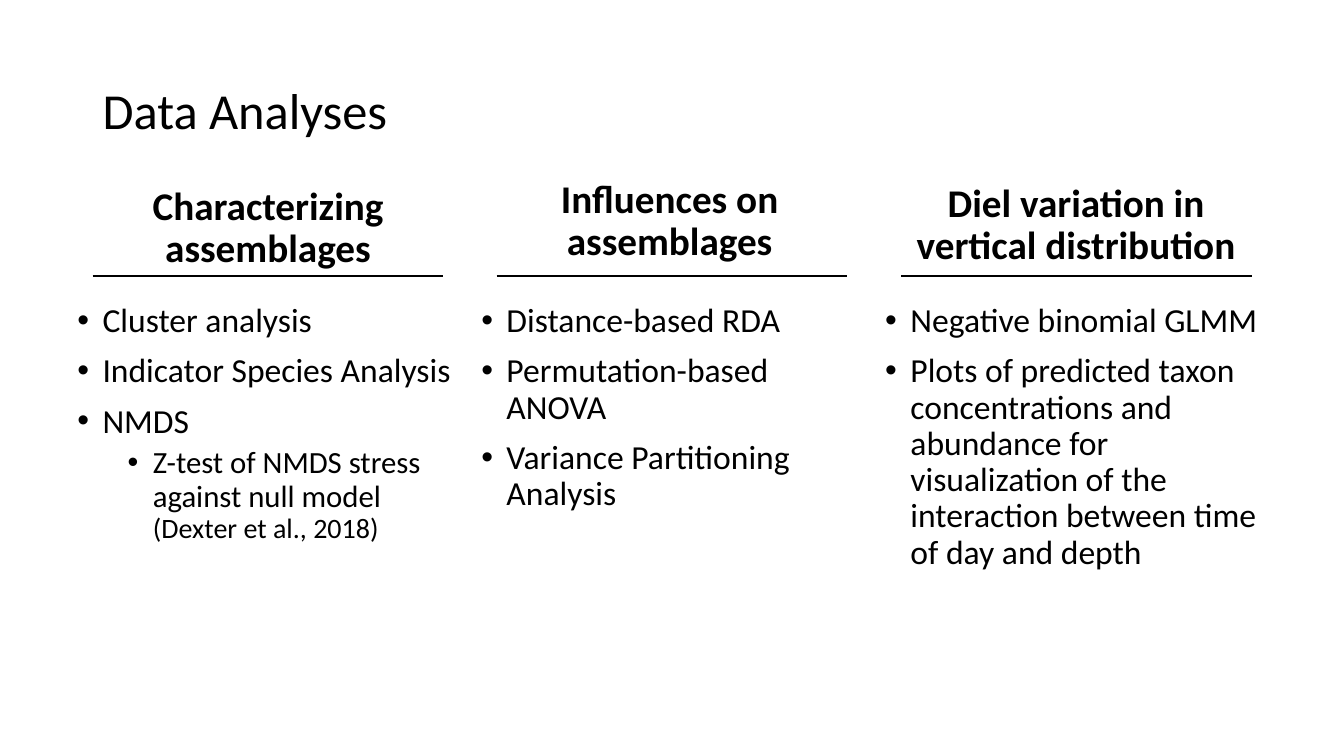
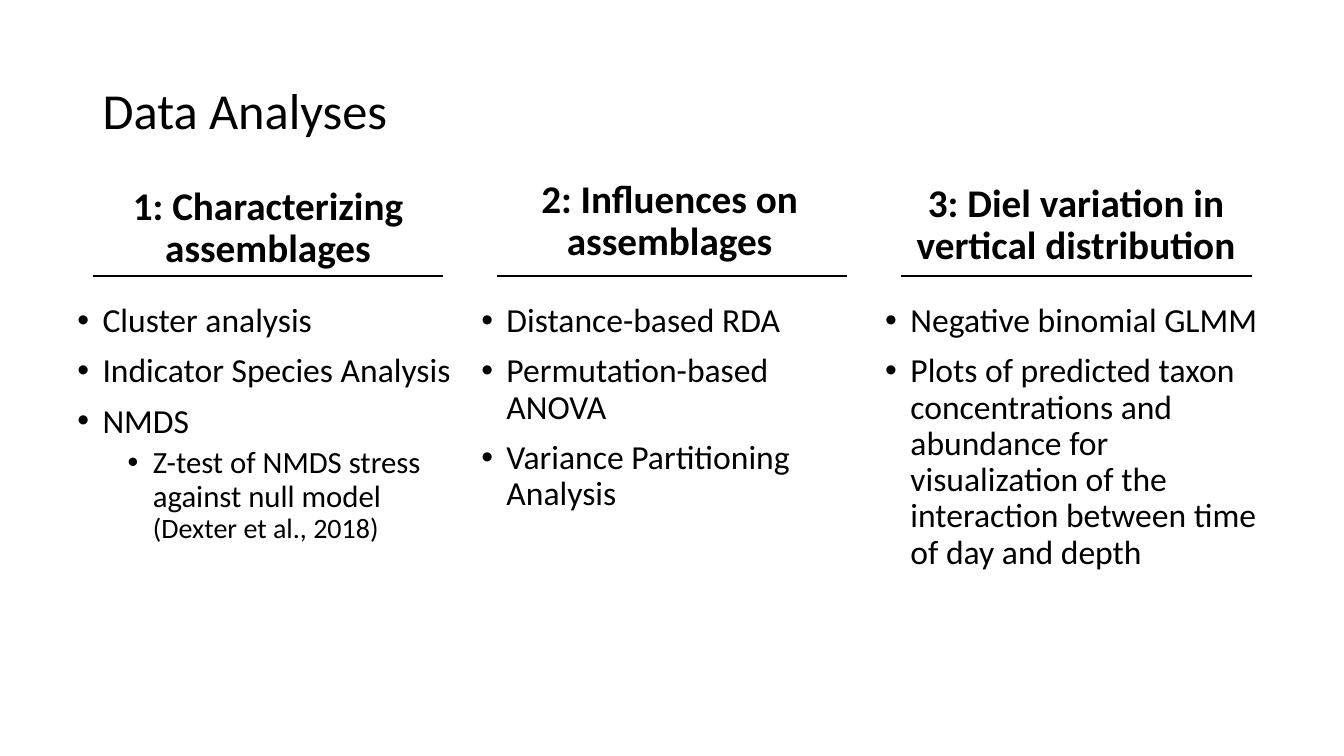
Before and after one commit to LukeABobay/larval-fish-community-analysis, a slide deck: slide 9 of PICES 2026 Presentation.pptx (slide 8 before the commit). Drawn at 1344x756 pixels with LibreOffice and Linux fonts; fonts in the diff are those of the drawing. Boxes give left, top, right and bottom in pixels: in the first picture for what was removed or moved away, otherwise in the second. Text is boxed around its words. In the diff, an @@ line names an element or a change of style, - is before the commit and + after.

```diff
--- a/PICES 2026 Presentation.pptx
+++ b/PICES 2026 Presentation.pptx
@@ text at <box>133,192,403,269</box>: text changed @@
-Characterizing assemblages
+1: Characterizing assemblages
@@ text at <box>541,185,798,262</box>: text changed @@
-Influences on assemblages
+2: Influences on assemblages
@@ text at <box>917,189,1235,260</box>: text changed @@
-Diel variation in vertical distribution
+3: Diel variation in vertical distribution
```
Also in this commit, not shown: 9 other slides changed, 16 slides added, 9 slides removed.
